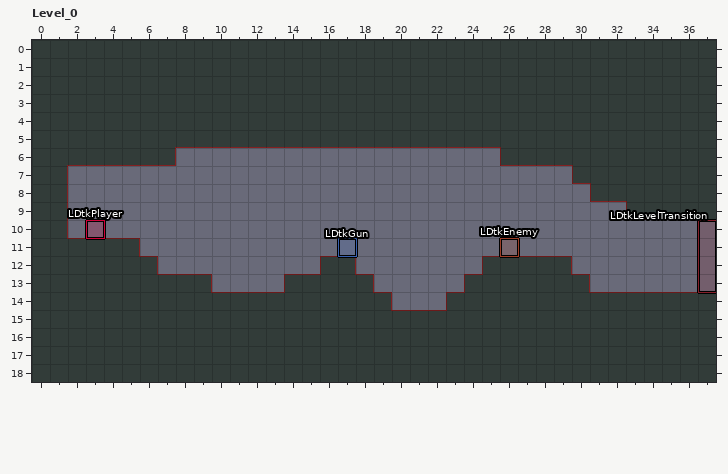
Two states of a LDtk project, Content/World.ldtk. That is the earlier state.
Cells are 32x32 px. Shown: Level_0 x 0..37, y 0..18.
And afterwards:
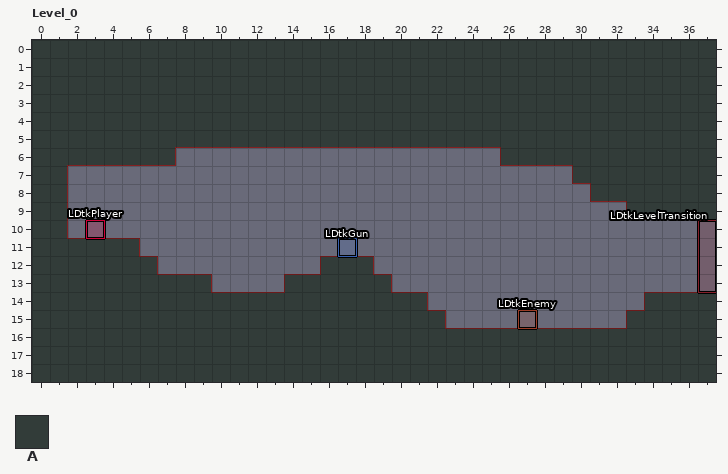
Key: from "Collisions": A 1.
_ is an empty cell, . an unchanged one.
Objects are placed by their top-left corner, in cells (3,4 is the top-left corner of cell 3,4); size is 1x1 cell unless given.
The exact change:
--- layer "Collisions"
@@ x 18..33 @@
-12 _......AAAAA....
-13 ._....AAAAAAA...
-14 ..__.AAAAAAAAAAA
-15 .....AAAAAAAAAA.
+12 A......_____....
+13 .A...._______...
+14 ..AA.___________
+15 .....__________.
--- layer "Entities"
-"LDtkEnemy" rectangle at 26,11
+"LDtkEnemy" rectangle at 27,15
